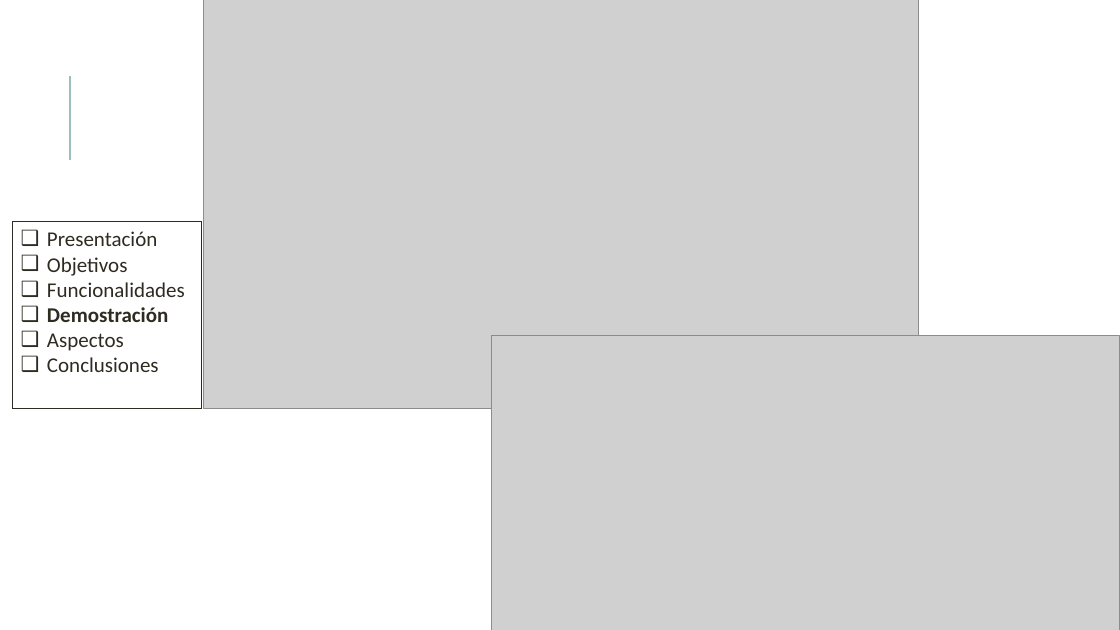
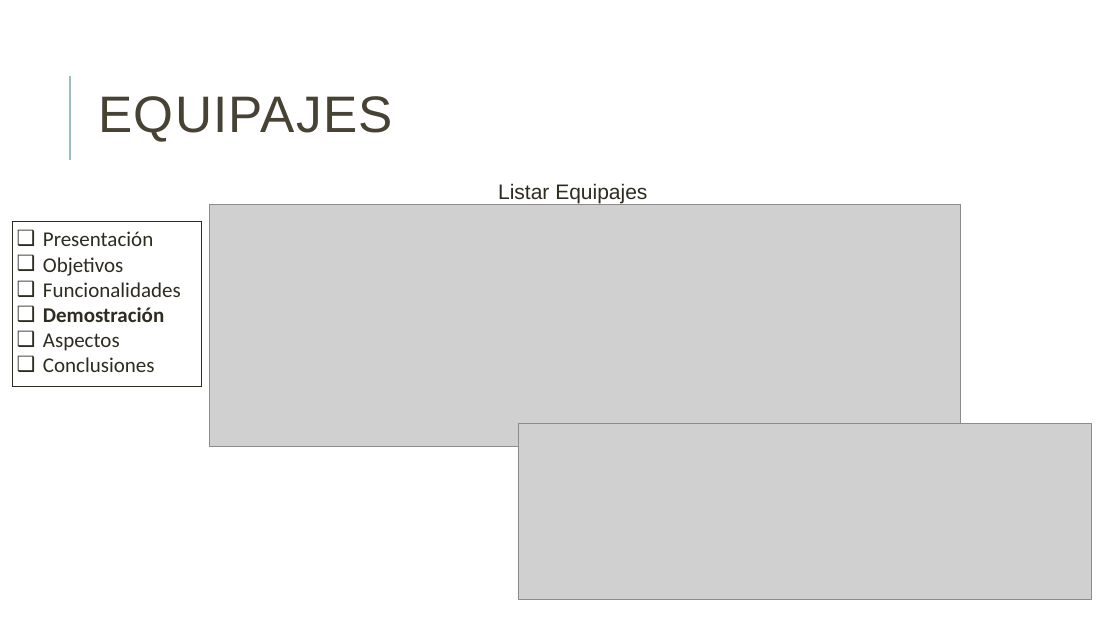
Before and after one commit to danielallhoff/M17-G4-AirDSS, a slide deck: slide 18 of AIRDSS.pptx (slide 15 before the commit). Drawn at 1120x630 pixels with LibreOffice and Linux fonts; fonts in the diff are those of the drawing; grey boxes stand for pictures. Boxes give left, top, right and bottom in pixels: in the first picture for what was removed or moved away, otherwise in the second. Text is boxed around its words. In the diff, an @@ line names an element or a change of style, - is before the commit and + after.

Commit message:
Presentación: Añadido Objetivo y Conclusión
Presentación: Añadido Objetivo y Conclusión y vistas Ticket y Equipaje

```diff
--- a/AIRDSS.pptx
+++ b/AIRDSS.pptx
@@ picture removed at (203,0,918,408) @@
@@ title added at (98,96,393,142), 44 pt, text #474233 @@
+EQUIPAJES
@@ picture added at (209,205,960,447) @@
@@ text added at (498,183,647,204), 18 pt, text #2E2B21 @@
+Listar Equipajes
@@ rectangle "Presentación": place and size @@
-rectangle "Presentación" at (13,222,202,408)
+rectangle "Presentación" at (13,222,202,386)
@@ picture: place and size @@
-picture at (492,336,1120,630)
+picture at (518,423,1092,599)
```
Also in this commit, not shown: 17 other slides changed, 3 slides added.
